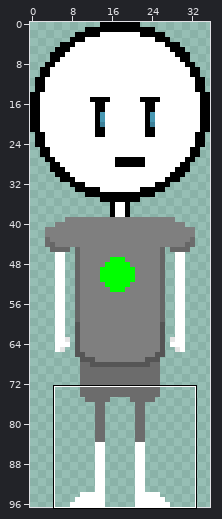
One commit to this sprite sheet: sprites/player_Walking/layers/a8860102-263e-4e53-a252-a1c09c7dd262/cc520e33-31aa-45d8-b8db-66ddfadf33c7.png. Above, an overview of the earlier version with the close-up marked.
Close-up. First the earlier version:
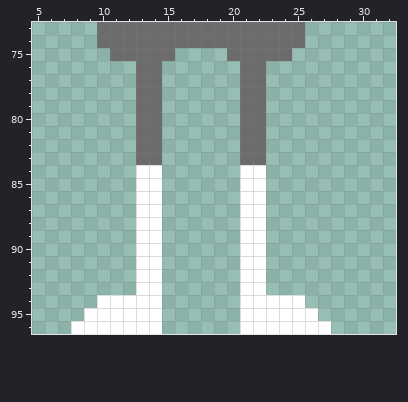
The file is 36x97 pixels. Colours within 5 levels of each other are drawn and written as one. Shown: x 5..32, y 73..96.
After the commit:
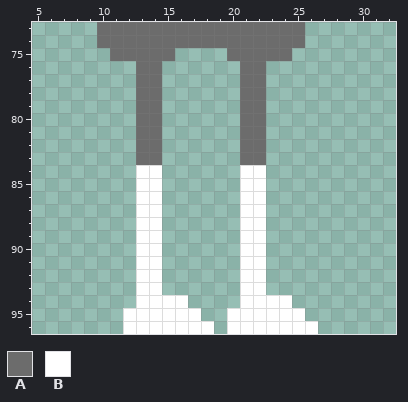
Palette (. is transparent): A #6c6c6c  B #ffffff
The exact change:
Colour B now appears in row 94 at x 15 to 16; in row 95 at x 15 to 17 and 20; in row 96 at x 15 to 18 and 20.
The edit erases colour B in row 94 at x 10 to 12 and 25; in row 95 at x 9 to 11 and 26; in row 96 at x 8 to 11 and 27.
